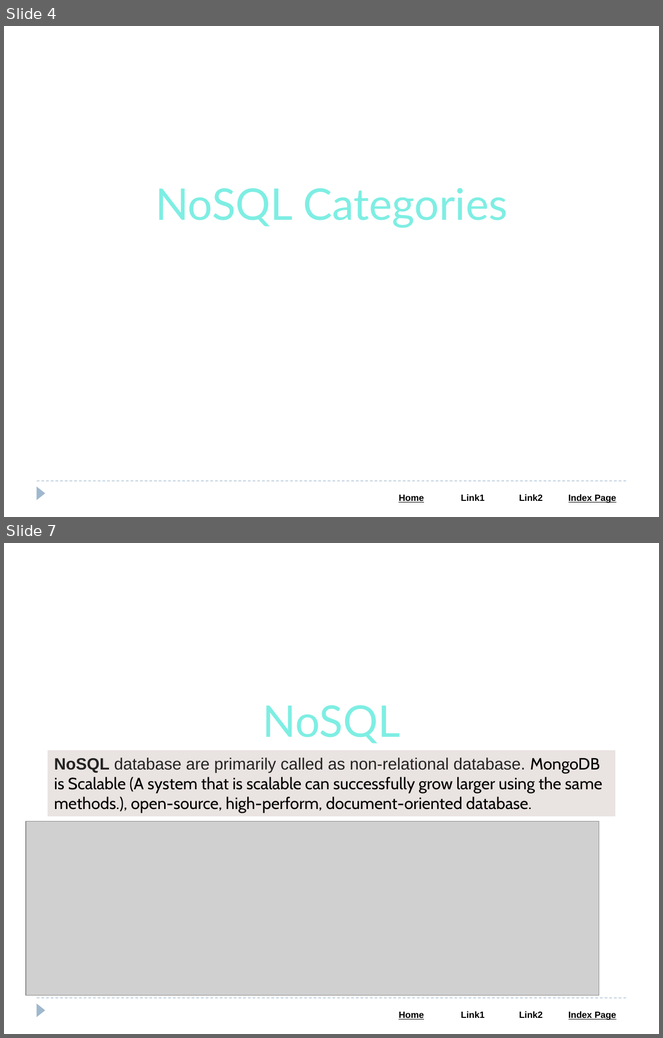
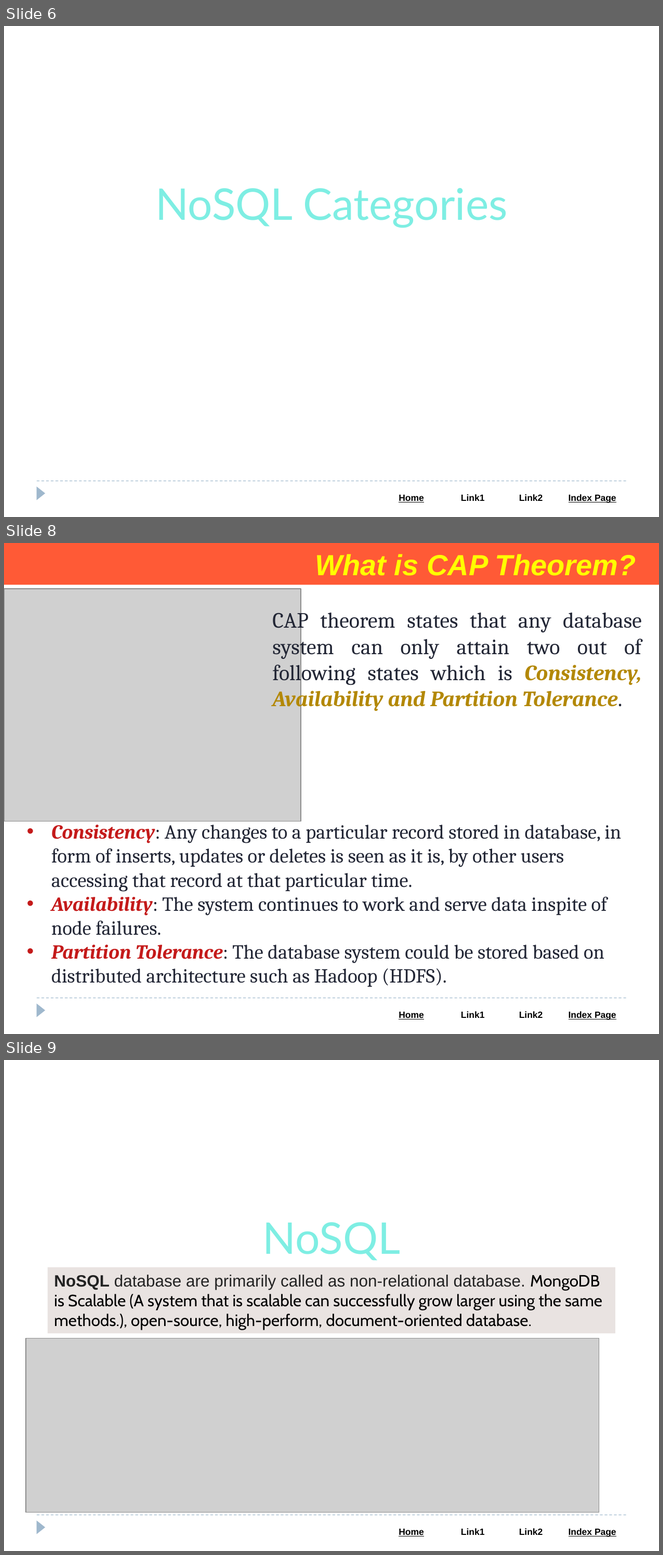
Before and after one commit to Saleel-Bagde/PPT-s, a slide deck: MongoDB PPT.pptx. Shown one above the other, each under a label of ours: slides 4 and 7 before the commit, slides 6, 8 and 9 after it; the slides between them are not shown. The pictures are 663x1038 and 663x1555 pixels, drawn with LibreOffice and Linux fonts; fonts in the diff are those of the drawing; grey boxes stand for pictures. Boxes give left, top, right and bottom in pixels: in the first picture for what was removed or moved away, otherwise in the second. Text is boxed around its words. In the diff, an @@ line names an element or a change of style, - is before the commit and + after.

```diff
--- a/MongoDB PPT.pptx
+++ b/MongoDB PPT.pptx
@@ slide 8 added at (4, 543, 659, 1034), background #FFFFFF; not listed: 3 template elements that a slide beside it also shows @@
@@ rectangle added at (4, 543, 659, 585), fill #FF5A36, 32 pt, text #FFFF00, bold, italic @@
+What is CAP Theorem?
@@ picture added at (4, 589, 301, 822) @@
@@ text added at (272, 608, 642, 712), 24 pt, text #222635 @@
+CAP theorem states that any database system can only attain two out of following states which is Consistency, Availability and Partition Tolerance.
@@ text added at (51, 821, 621, 987), 22 pt, text #222635 @@
+• Consistency: Any changes to a particular record stored in database, in form of inserts, updates or deletes is seen as it is, by other users accessing that record at that particular time.
+• Availability: The system continues to work and serve data inspite of node failures.
+• Partition Tolerance: The database system could be stored based on distributed architecture such as Hadoop (HDFS).
@@ what was slide 4 is now slide 6 @@
@@ what was slide 7 is now slide 9 @@
```
Also in this commit, not shown: 1 slide changed, 1 other slide added, 1 other file.
